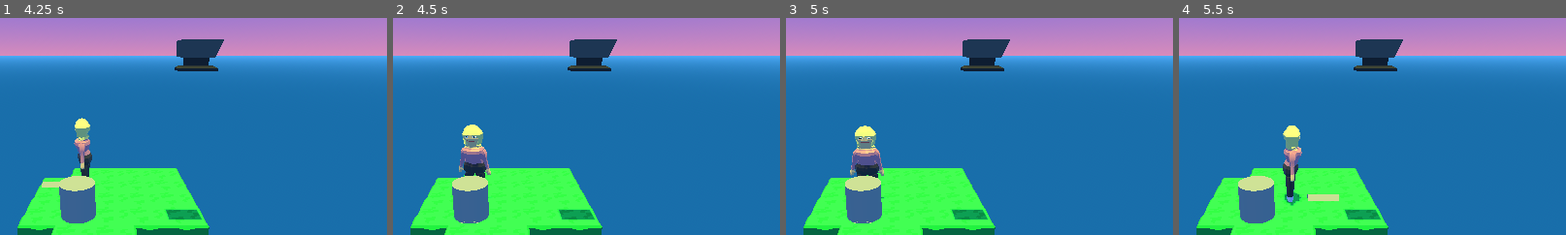
Above: before the commit, frames 1-4 (left to right).
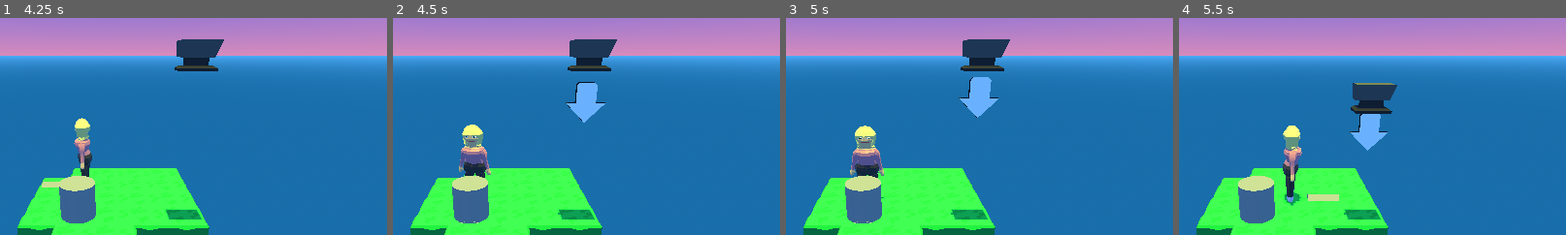
Above: after the commit, the same moments.

Repository: shamotte/rpg-death-jam
Game: Godot game, scene res://scenes/main_menu.tscn
Same seed, same stepped clock (60 frames per second), same inputs: the game is played once before the commit and once after it.
Inputs:
- Up to frame 1 (4.25 s): click "Start Game" at 0.5 s; tap Enter at 1.25, 3.5 s; hold Space (interact) 1.28-2.03 s; hold Up (move_up) 1.28-2.78 s; tap Space (interact) at 2.1, 2.75, 3.6 s; hold Space (interact) 2.78-3.53 s; hold Left (move_left) from 2.78 s (still down)
- Up to frame 2 (4.5 s): tap Space (interact) at 4.25 s; release Left (move_left) at 4.28 s; hold Down (move_down) from 4.28 s (still down); hold Space (interact) from 4.28 s (still down)
- Up to frame 3 (5 s): keep holding Down (move_down); keep holding Space (interact)
- Up to frame 4 (5.5 s): tap Enter at 5 s; release Down (move_down) at 5.03 s; release Space (interact) at 5.03 s; hold Right (move_right) from 5.03 s (still down); tap Space (interact) at 5.1 s
The pictures show only the part of the screen within x 35-85%, y 18-68%; the shares and areas given below are measured in that part.

Frame 1 is identical in both runs. In frame 2, 1.0% of the frame differs, in the area x 42-55%, y 29-91%; in frame 3, 1.0%; in frame 4, 3.7%, in the area x 42-58%, y 9-91%.

Commit message:
Thomas Arrow

Diff:
--- a/objects/anvil/anvil.gd
+++ b/objects/anvil/anvil.gd
@@ -8,9 +8,11 @@
 	falling = f
 
 	if falling:
-		move_direction = Vector3(0, 1, 1)
+		move_direction = Vector3(0, -1, 0)
+		$Visual/Arrow.visible = true
 	else:
 		move_direction = Vector3(0, 0, 0)
+		$Visual/Arrow.visible = false
 
 # Called when the node enters the scene tree for the first time.
 func _ready() -> void:
--- a/objects/anvil/anvil.tscn
+++ b/objects/anvil/anvil.tscn
@@ -1,7 +1,8 @@
-[gd_scene load_steps=4 format=3 uid="uid://xeoyjwfjd2s3"]
+[gd_scene load_steps=5 format=3 uid="uid://xeoyjwfjd2s3"]
 
 [ext_resource type="Script" path="res://objects/anvil/anvil.gd" id="1_sevdb"]
 [ext_resource type="PackedScene" uid="uid://dtcat5osfxowp" path="res://components/comp_parent_lerp.tscn" id="3_u5m6b"]
+[ext_resource type="PackedScene" uid="uid://cvw0bqot0pk8c" path="res://objects/arrow/arrow.tscn" id="4_isk1w"]
 [ext_resource type="PackedScene" uid="uid://vs5lkq4ij5ox" path="res://objects/anvil/anvil.gltf" id="5_fvhrv"]
 
 [node name="Anvil" type="Node3D" groups=["grid_element", "grid_solid"]]
@@ -12,3 +13,6 @@
 [node name="CompParentLerp" parent="Visual" instance=ExtResource("3_u5m6b")]
 
 [node name="blockbench_export" parent="Visual" instance=ExtResource("5_fvhrv")]
+
+[node name="Arrow" parent="Visual" instance=ExtResource("4_isk1w")]
+transform = Transform3D(1, 0, 0, 0, -4.37114e-08, 1, 0, -1, -4.37114e-08, 0, -0.75, 0)
--- a/objects/anvil/anvil_activator.gd
+++ b/objects/anvil/anvil_activator.gd
@@ -4,4 +4,4 @@
 @export var anvil: Node3D
 
 func interact():
-	anvil.falling = true
+	anvil.set_falling(true)
--- /dev/null
+++ b/objects/arrow/arrow.gd
@@ -0,0 +1,8 @@
+extends Node3D
+
+
+func _ready() -> void:
+	$AnimationPlayer.play("bob")
+
+func _on_animation_player_animation_finished(anim_name: StringName) -> void:
+	$AnimationPlayer.play("bob")
--- /dev/null
+++ b/objects/arrow/arrow.tscn
@@ -0,0 +1,53 @@
+[gd_scene load_steps=6 format=3 uid="uid://cvw0bqot0pk8c"]
+
+[ext_resource type="PackedScene" uid="uid://cnkfnjr6oy0uw" path="res://objects/arrow/arrow.gltf" id="1_j5af0"]
+[ext_resource type="Script" path="res://objects/arrow/arrow.gd" id="1_ralr8"]
+
+[sub_resource type="Animation" id="Animation_eka82"]
+resource_name = "bob"
+length = 4.0
+tracks/0/type = "value"
+tracks/0/imported = false
+tracks/0/enabled = true
+tracks/0/path = NodePath("blockbench_export:position")
+tracks/0/interp = 1
+tracks/0/loop_wrap = true
+tracks/0/keys = {
+"times": PackedFloat32Array(0, 1, 2, 3, 4),
+"transitions": PackedFloat32Array(1, 1, 1, 1, 1),
+"update": 0,
+"values": [Vector3(0, 0, 0), Vector3(0, 0, 0.25), Vector3(0, 0, 0), Vector3(0, 0, -0.25), Vector3(0, 0, 0)]
+}
+
+[sub_resource type="Animation" id="Animation_ixxgj"]
+length = 0.001
+tracks/0/type = "value"
+tracks/0/imported = false
+tracks/0/enabled = true
+tracks/0/path = NodePath("blockbench_export:position")
+tracks/0/interp = 1
+tracks/0/loop_wrap = true
+tracks/0/keys = {
+"times": PackedFloat32Array(0),
+"transitions": PackedFloat32Array(1),
+"update": 0,
+"values": [Vector3(0, 0, 0)]
+}
+
+[sub_resource type="AnimationLibrary" id="AnimationLibrary_4ijjm"]
+_data = {
+"RESET": SubResource("Animation_ixxgj"),
+"bob": SubResource("Animation_eka82")
+}
+
+[node name="Arrow" type="Node3D"]
+script = ExtResource("1_ralr8")
+
+[node name="blockbench_export" parent="." instance=ExtResource("1_j5af0")]
+
+[node name="AnimationPlayer" type="AnimationPlayer" parent="."]
+libraries = {
+"": SubResource("AnimationLibrary_4ijjm")
+}
+
+[connection signal="animation_finished" from="AnimationPlayer" to="." method="_on_animation_player_animation_finished"]
--- a/objects/player/player.gd
+++ b/objects/player/player.gd
@@ -9,11 +9,7 @@
 
 	if event.is_action_pressed("interact"):
 		var temp = grid_position + Vector3i(basis.z)
-		print("temp : "  + str(temp))
-		print("pos : " + str(grid_position))
-
 		var interacting = Grid.get_grid().get_cell_content_world(temp)
-		print(interacting)
 		if interacting is AnvilActivator:
 			interacting.interact()
 
Not shown, added: objects/arrow/arrow.gltf
Not shown, added: objects/arrow/arrow.gltf.import
Binary file added: objects/arrow/arrow.png
Not shown, added: objects/arrow/arrow.png.import
Binary file added: objects/arrow/arrow_0.png
Not shown, added: objects/arrow/arrow_0.png.import
Not shown, added: objects/arrow/arrow.bbmodel
